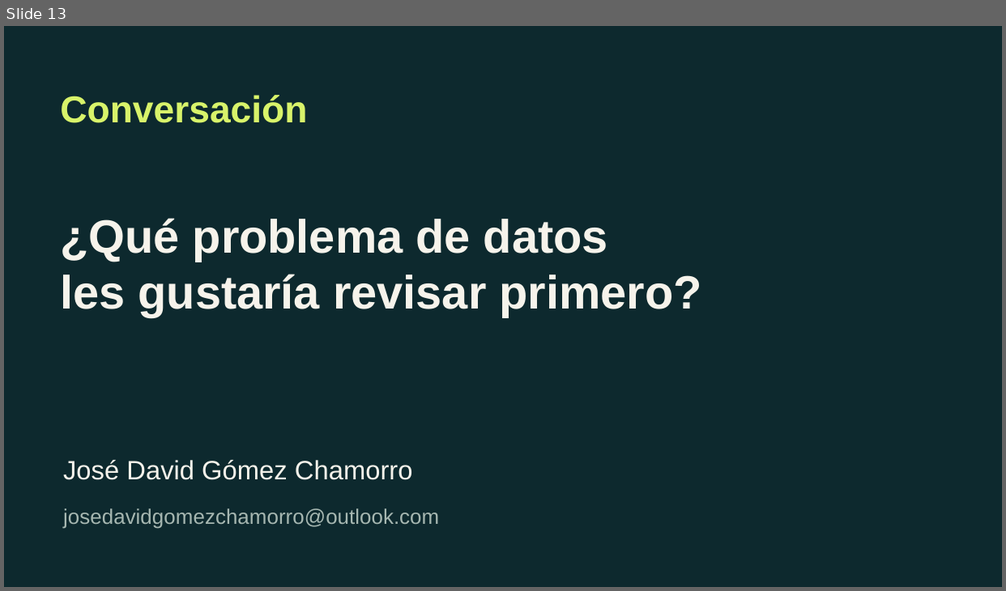
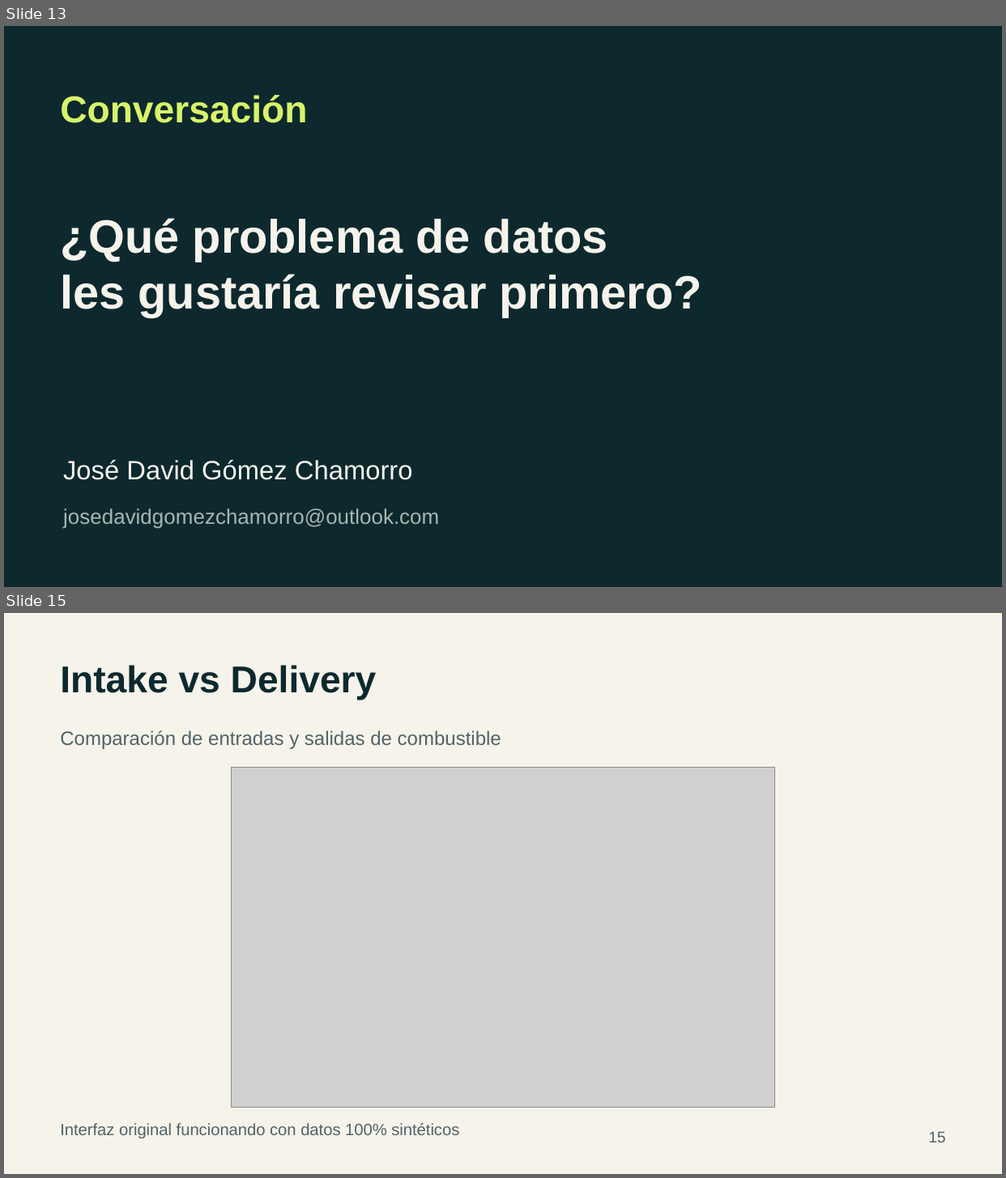
Before and after one commit to joseggch15/Interview, a slide deck: materiales/Jose_David_Gomez_Diametral.pptx. Shown one above the other, each under a label of ours: slide 13 before the commit, slides 13 and 15 after it; the slides between them are not shown. The pictures are 1006x591 and 1006x1178 pixels, drawn with LibreOffice and Linux fonts; fonts in the diff are those of the drawing; grey boxes stand for pictures. Boxes give left, top, right and bottom in pixels: in the first picture for what was removed or moved away, otherwise in the second. Text is boxed around its words. In the diff, an @@ line names an element or a change of style, - is before the commit and + after.

Commit message:
Update PowerPoint with five real software screenshots using synthetic data

```diff
--- a/materiales/Jose_David_Gomez_Diametral.pptx
+++ b/materiales/Jose_David_Gomez_Diametral.pptx
@@ slide 15 added at (4,613,1002,1174), background #F6F3EB @@
@@ text added at (60,665,377,700), 36 pt, text #0D292E, bold @@
+Intake vs Delivery
@@ text added at (60,730,501,749), 18.8 pt, text #506367 @@
+Comparación de entradas y salidas de combustible
@@ picture added at (231,767,775,1107) @@
@@ text added at (60,1123,459,1139), 15.8 pt, text #506367 @@
+Interfaz original funcionando con datos 100% sintéticos
@@ text added at (928,1131,945,1143), 15 pt, text #506367 @@
+15
```
Also in this commit, not shown: 4 other slides added.
